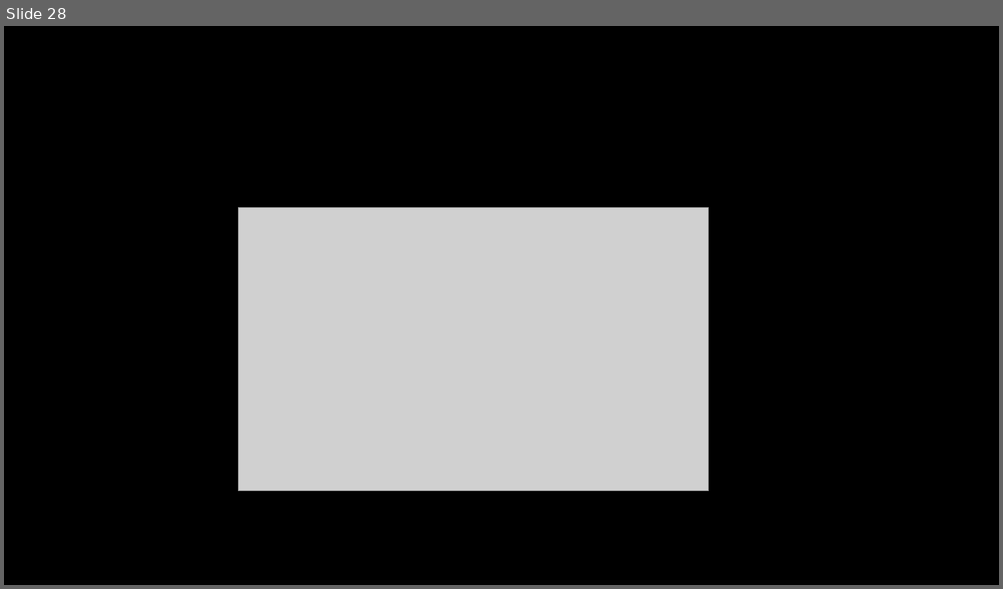
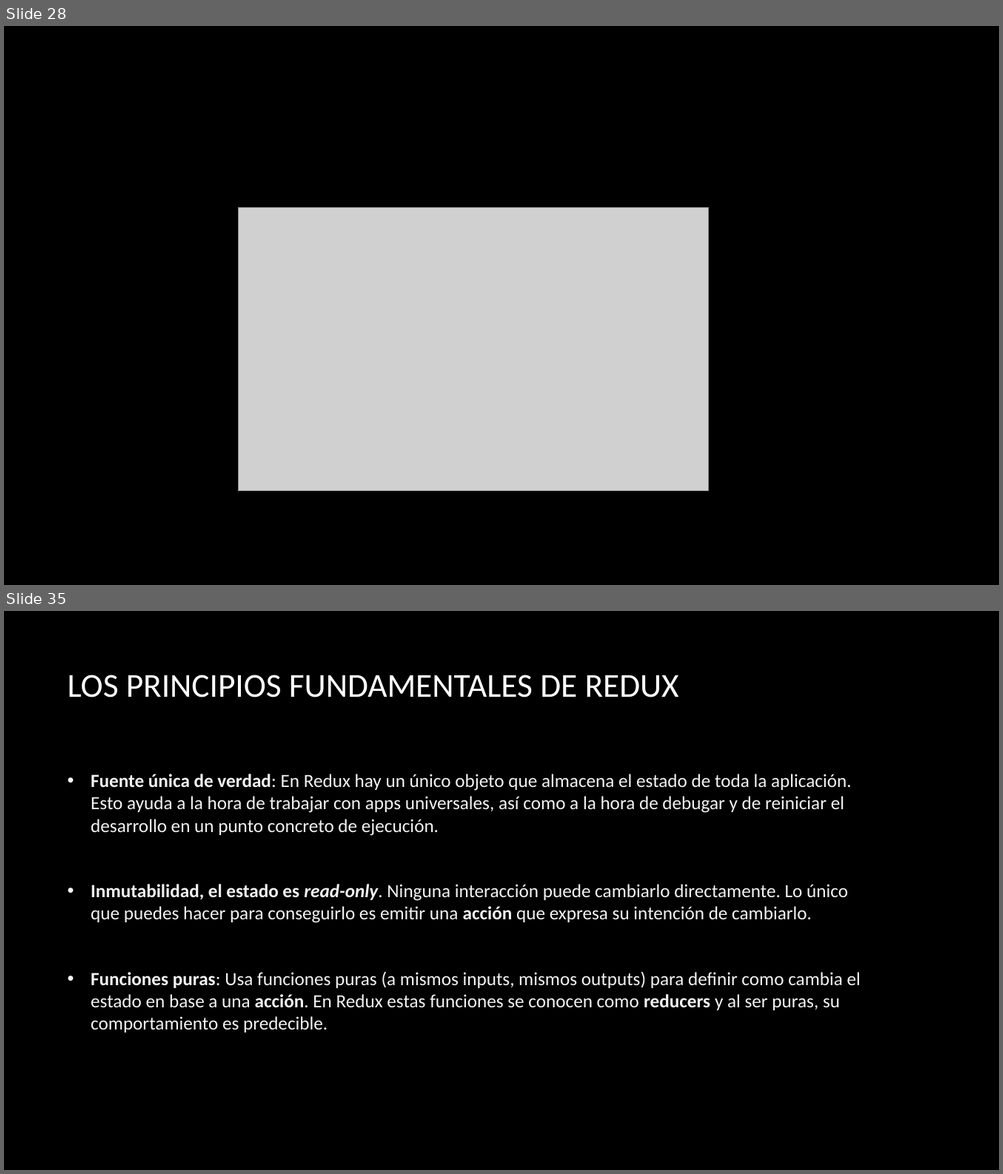
Before and after one commit to mhortac/ReactClass, a slide deck: src/assets/CURSO DE REACTJS - Fiscalia.pptx. Shown one above the other, each under a label of ours: slide 28 before the commit, slides 28 and 35 after it; the slides between them are not shown. The pictures are 1003x589 and 1003x1174 pixels, drawn with LibreOffice and Linux fonts; fonts in the diff are those of the drawing; grey boxes stand for pictures; background and template pictures are left out. Boxes give left, top, right and bottom in pixels: in the first picture for what was removed or moved away, otherwise in the second. Text is boxed around its words. In the diff, an @@ line names an element or a change of style, - is before the commit and + after.

```diff
--- a/src/assets/CURSO DE REACTJS - Fiscalia.pptx
+++ b/src/assets/CURSO DE REACTJS - Fiscalia.pptx
@@ slide 35 added at bbox=[4, 611, 999, 1170], background picture (left out) @@
@@ title added at bbox=[68, 675, 679, 698], 32.4 pt, text #FFFFFF @@
+LOS PRINCIPIOS FUNDAMENTALES DE REDUX
@@ text added at bbox=[91, 774, 860, 1033], 18 pt, text #F2F2F2 @@
+• Fuente única de verdad: En Redux hay un único objeto que almacena el estado de toda la aplicación. Esto ayuda a la hora de trabajar con apps universales, así como a la hora de debugar y de reiniciar el desarrollo en un punto concreto de ejecución.
+• Inmutabilidad, el estado es read-only. Ninguna interacción puede cambiarlo directamente. Lo único que puedes hacer para conseguirlo es emitir una acción que expresa su intención de cambiarlo.
+• Funciones puras: Usa funciones puras (a mismos inputs, mismos outputs) para definir como cambia el estado en base a una acción. En Redux estas funciones se conocen como reducers y al ser puras, su comportamiento es predecible.
```
Also in this commit, not shown: 9 other slides added, 12 other files.
